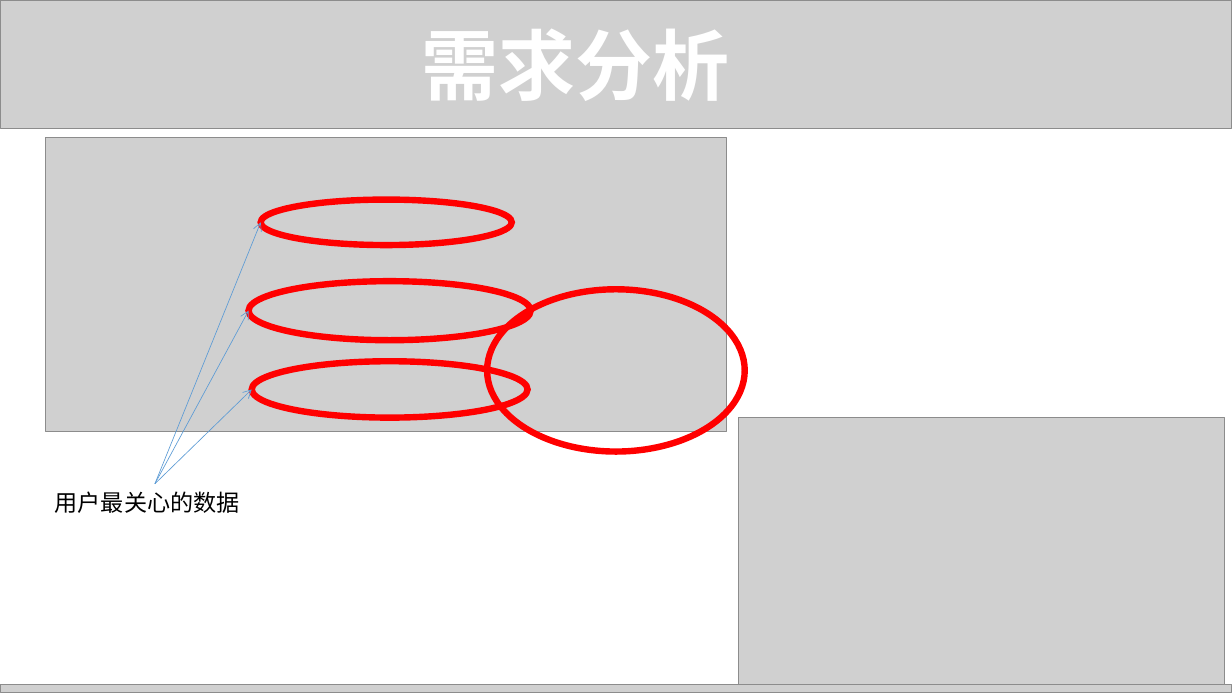
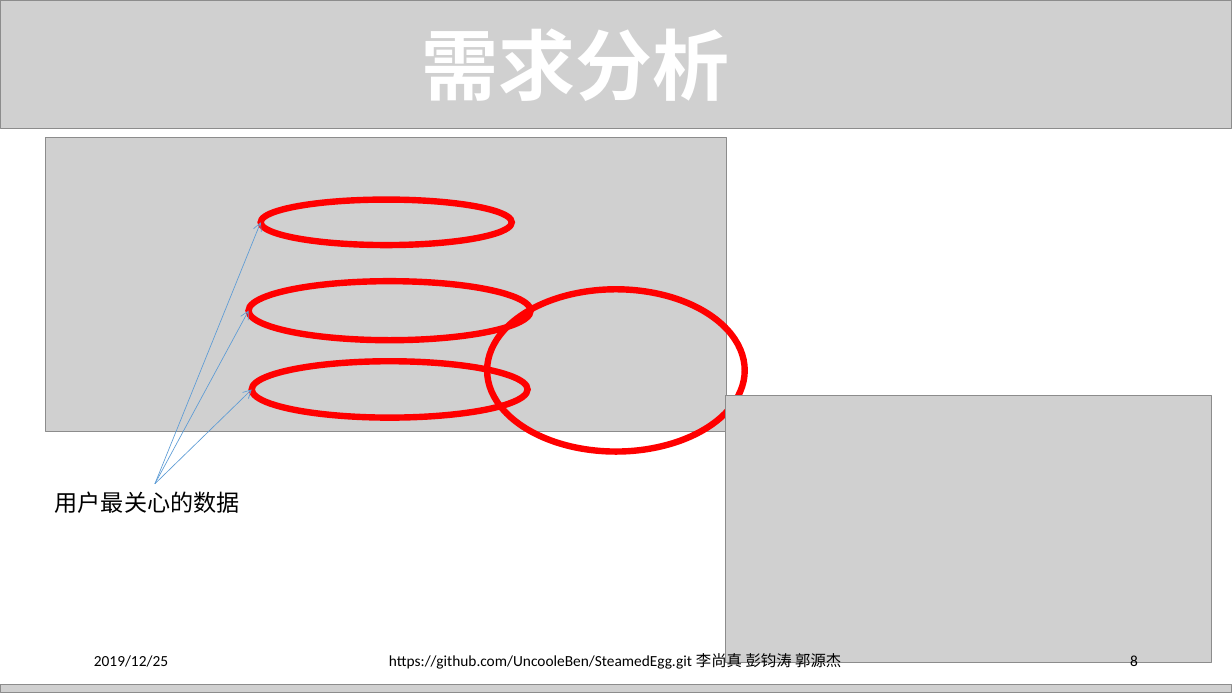
Before and after one commit to UncooleBen/NoSQL-project, a slide deck: slide 8 of docs/Presentation.pptx. Drawn at 1232x693 pixels with LibreOffice and Linux fonts; fonts in the diff are those of the drawing; grey boxes stand for pictures; background and template pictures are left out. Boxes give left, top, right and bottom in pixels: in the first picture for what was removed or moved away, otherwise in the second. Text is boxed around its words. In the diff, an @@ line names an element or a change of style, - is before the commit and + after.

```diff
--- a/docs/Presentation.pptx
+++ b/docs/Presentation.pptx
@@ picture: place and size @@
-picture at [739, 418, 1226, 685]
+picture at [726, 396, 1213, 663]
@@ text added at [94, 655, 168, 667], 12 pt, text #000000 @@
+2019/12/25
@@ text added at [389, 651, 841, 671], 12 pt, text #000000 @@
+https://github.com/UncooleBen/SteamedEgg.git 李尚真 彭钧涛 郭源杰
@@ page number added at [1130, 655, 1138, 671], 12 pt, text #000000 @@
+8
```
Also in this commit, not shown: 16 other slides changed, 6 other files.
